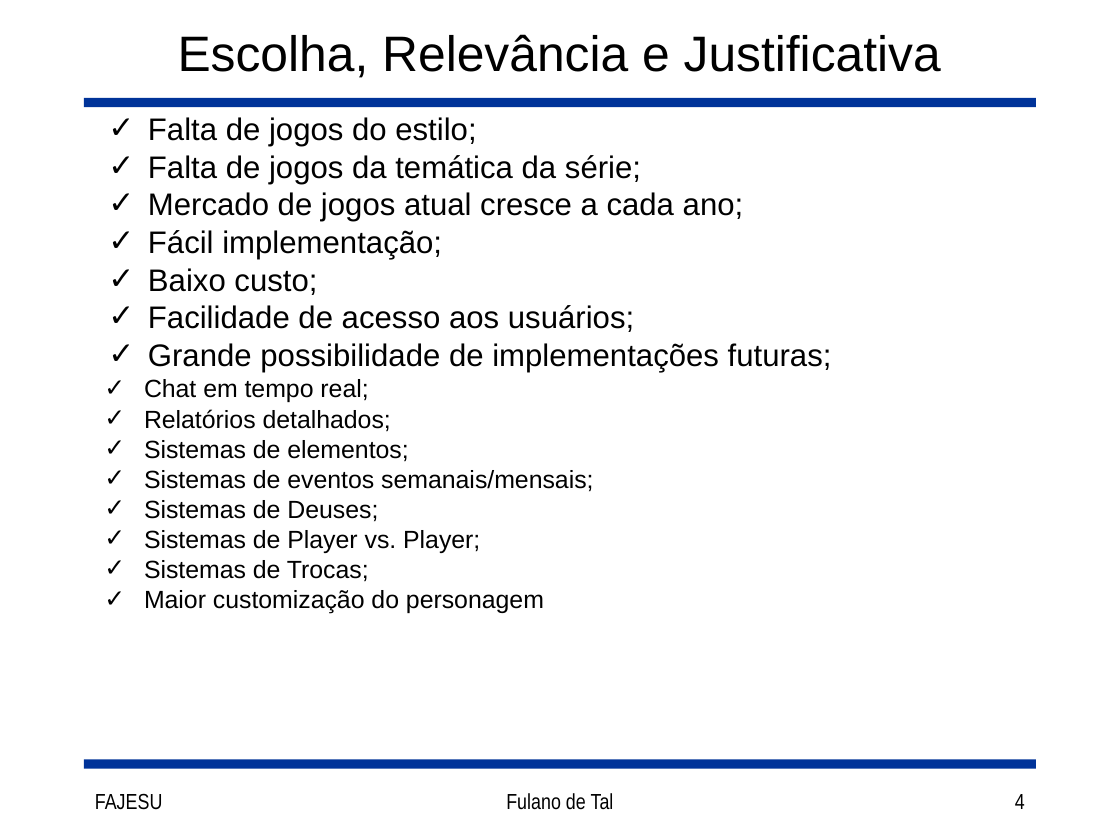
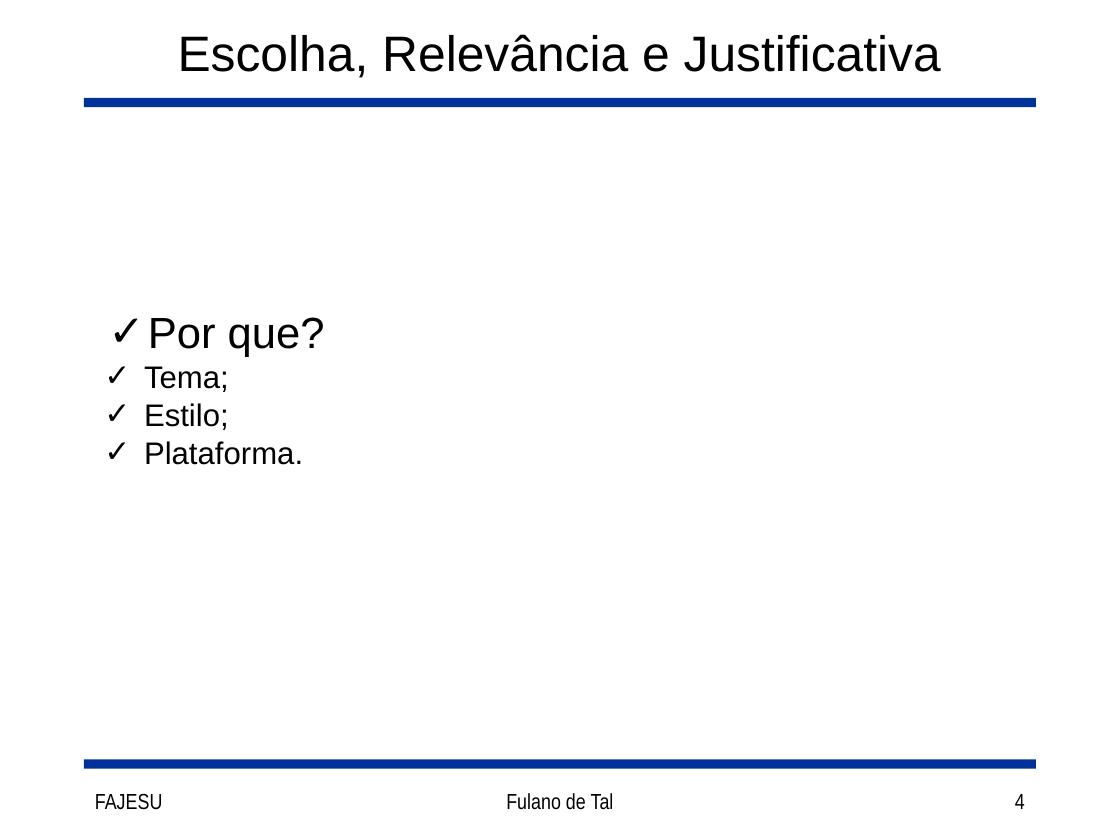
Before and after one commit to joaorocha/tcc-got-v1, a slide deck: slide 4 of docs/Slides.ppt. Drawn at 1120x840 pixels with LibreOffice and Linux fonts; fonts in the diff are those of the drawing. Boxes give left, top, right and bottom in pixels: in the first picture for what was removed or moved away, otherwise in the second. Text is boxed around its words. In the diff, an @@ line names an element or a change of style, - is before the commit and + after.

```diff
--- a/docs/Slides.ppt
+++ b/docs/Slides.ppt
@@ text at [144, 317, 325, 465]: text changed @@
-✓ Falta de jogos do estilo;
-✓ Falta de jogos da temática da série;
-✓ Mercado de jogos atual cresce a cada ano;
-✓ Fácil implementação;
-✓ Baixo custo;
-✓ Facilidade de acesso aos usuários;
-✓ Grande possibilidade de implementações futuras;
-  ✓ Chat em tempo real;
-  ✓ Relatórios detalhados;
-  ✓ Sistemas de elementos;
-  ✓ Sistemas de eventos semanais/mensais;
-  ✓ Sistemas de Deuses;
-  ✓ Sistemas de Player vs. Player;
-  ✓ Sistemas de Trocas;
-  ✓ Maior customização do personagem
+✓ Por que?
+  ✓ Tema;
+  ✓ Estilo;
+  ✓ Plataforma.
```
Also in this commit, not shown: 9 other slides changed, 1 slide added, 1 other file.
